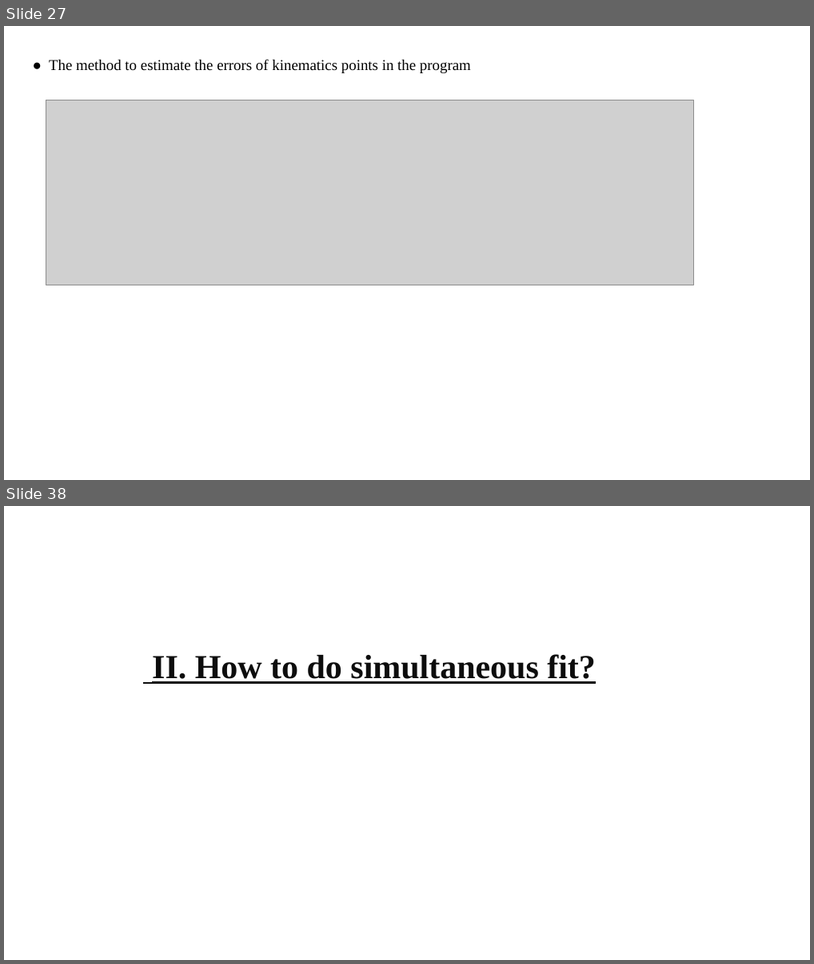
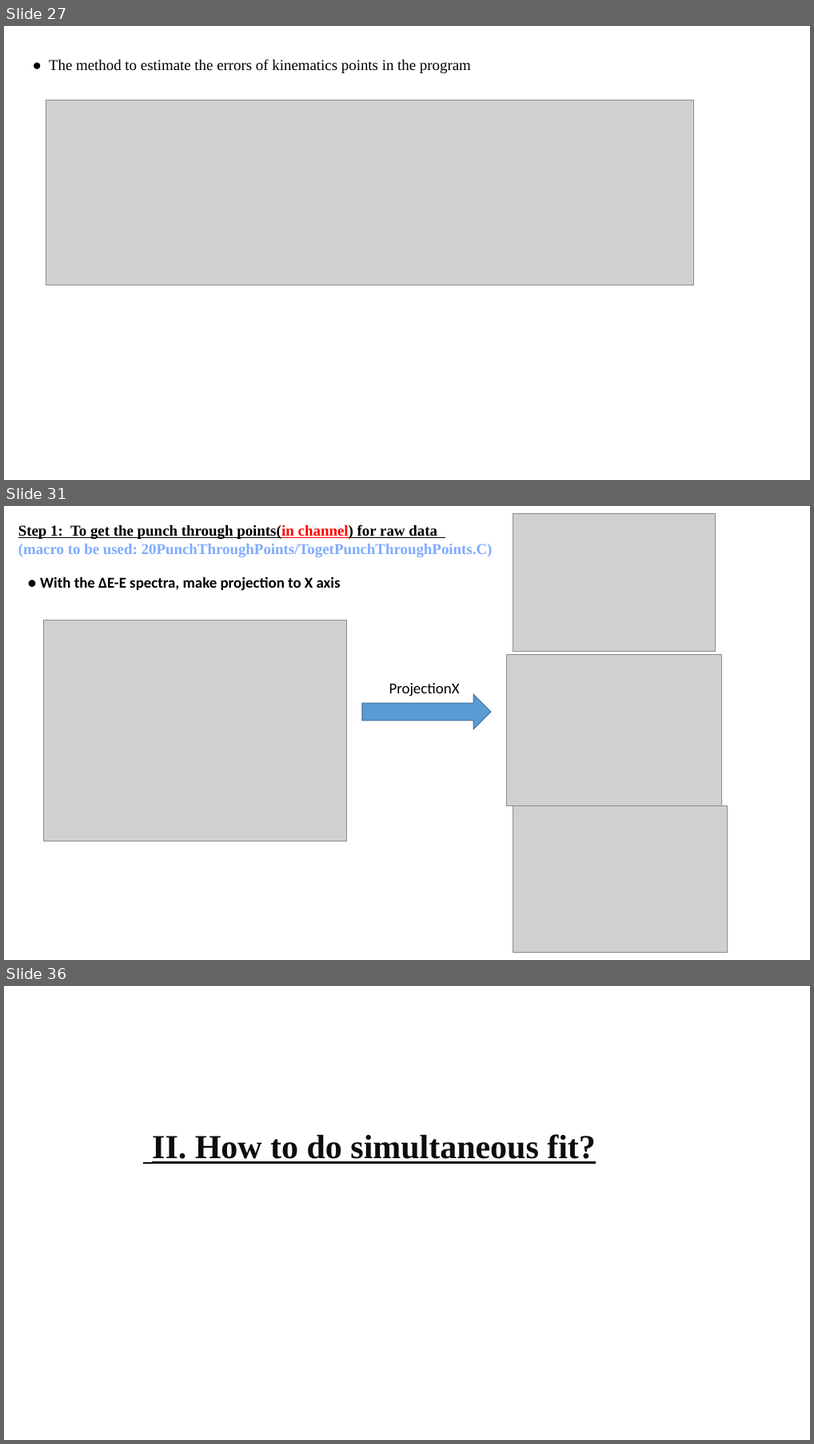
Before and after one commit to gfh16/StudyNotes, a slide deck: 2018Oct-Tutorial_HiRACsICalibrations.pptx. Shown one above the other, each under a label of ours: slides 27 and 38 before the commit, slides 27, 31 and 36 after it; the slides between them are not shown. The pictures are 814x964 and 814x1444 pixels, drawn with LibreOffice and Linux fonts; fonts in the diff are those of the drawing; grey boxes stand for pictures. Boxes give left, top, right and bottom in pixels: in the first picture for what was removed or moved away, otherwise in the second. Text is boxed around its words. In the diff, an @@ line names an element or a change of style, - is before the commit and + after.

Commit message:
finished punch through points.

```diff
--- a/2018Oct-Tutorial_HiRACsICalibrations.pptx
+++ b/2018Oct-Tutorial_HiRACsICalibrations.pptx
@@ slide 31 added at (4, 506, 810, 960), background #FFFFFF @@
@@ text added at (18, 524, 493, 557), 18 pt, text #81ABFF, bold @@
+Step 1: To get the punch through points(in channel) for raw data
+(macro to be used: 20PunchThroughPoints/TogetPunchThroughPoints.C)
@@ picture added at (514, 513, 715, 651) @@
@@ text added at (40, 576, 341, 591), 18 pt, text #000000, bold @@
+● With the ∆E-E spectra, make projection to X axis
@@ picture added at (44, 620, 347, 840) @@
@@ picture added at (506, 654, 722, 805) @@
@@ right arrow added at (362, 694, 491, 728), fill #5B9BD5, outline #43739E 1 pt @@
@@ text added at (390, 683, 460, 696), 18 pt, text #000000 @@
+ProjectionX
@@ picture added at (514, 806, 727, 952) @@
@@ what was slide 38 is now slide 36 @@
```
Also in this commit, not shown: 1 slide changed, 4 other slides added, 7 slides removed, 1 other file.
